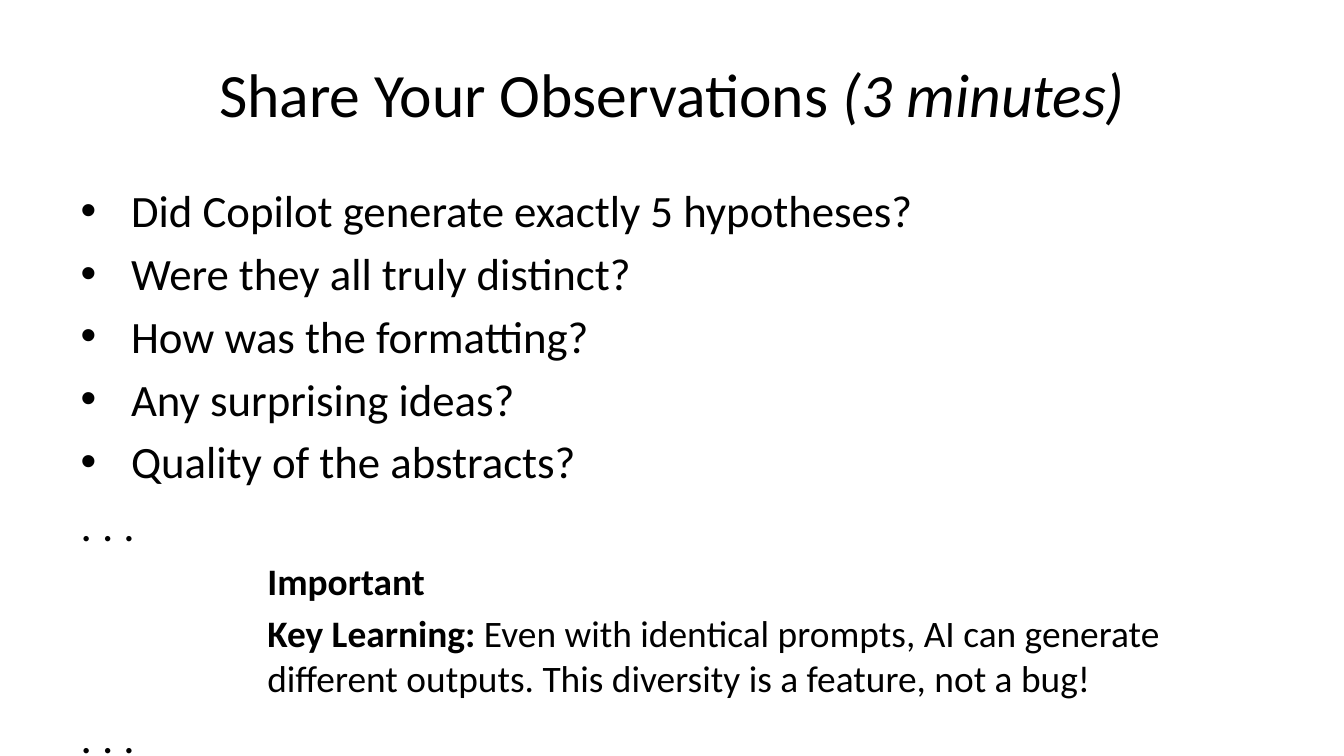
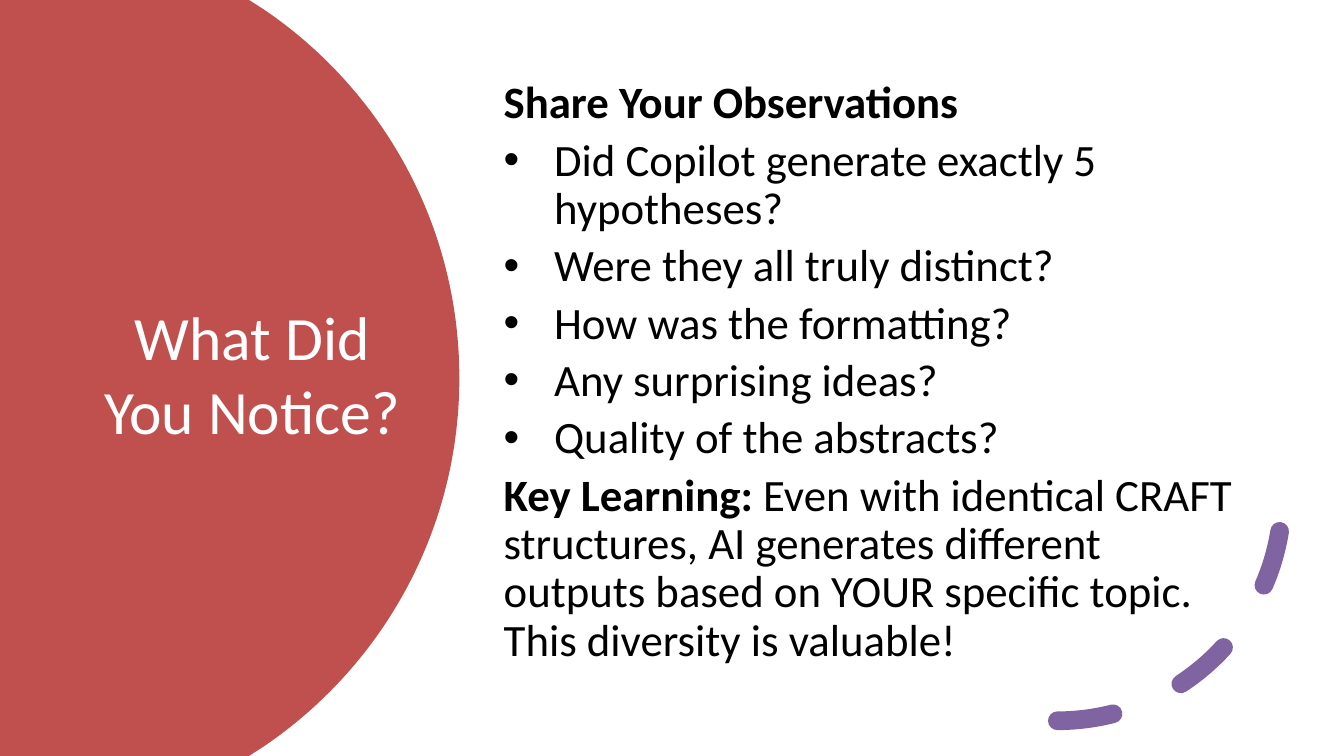
Before and after one commit to michaelborck-presentations/food-science-ai-workshop, a slide deck: slide 12 of presentations/llm-research-presentation-2-md.pptx (slide 15 before the commit). Drawn at 1344x756 pixels with LibreOffice and Linux fonts; fonts in the diff are those of the drawing. Boxes give left, top, right and bottom in pixels: in the first picture for what was removed or moved away, otherwise in the second. Text is boxed around its words. In the diff, an @@ line names an element or a change of style, - is before the commit and + after.

Commit message:
Add advanced agent creation guide and enhance landing page
Major additions:
- Add comprehensive advanced agent creation guide (MD, HTML, PDF, DOCX)
- Introduce multi-agent architecture approach for MS Copilot
- Create specialized agents: IdeaGenerator, Evaluator, Feasibility, Orchestrator
- Add CRAFT Prompt Analyzer tool to interactive tools collection

Landing page enhancements:
- Integrate CRAFT Analyzer into quick start workflow
- Add advanced materials section with agent guide links
- Update navigation to include prompt analysis tools
- Restructure quick start flow: Assess → Learn CRAFT → Try Workflow
- Clean up broken resource links to existing files only

Documentation updates:
- Expand README with multi-agent architecture section
- Add future development roadmap including advanced applications
- Update resource structure to reflect actual file organization

New learning progression:
- Beginners: Manual workflow and CRAFT basics
- Intermediate: Interactive tools and prompt refinement
- Advanced: Multi-agent systems and workflow automation
- Expert: Community contribution and institutional deployment

Site now provides complete learning pathway from basic AI literacy
to sophisticated research automation systems.

```diff
--- a/presentations/llm-research-presentation-2-md.pptx
+++ b/presentations/llm-research-presentation-2-md.pptx
@@ freeform shape added at (0, 0, 460, 755), fill #C0504D @@
@@ title removed at (219, 72, 1125, 126) @@
-Share Your Observations (3 minutes)
@@ text "Share Your Observations": place and size @@
-text "Share Your Observations" at (131, 196, 1160, 699)
+text "Share Your Observations" at (504, 86, 1231, 664)
@@ text "Share Your Observations" at (504, 86, 1231, 664): vertical alignment top to middle @@
@@ text at (504, 86, 958, 119): paragraph added @@
+Share Your Observations
@@ text at (554, 145, 1096, 461): line spacing 1 to 0.9 @@
@@ arc (boxed as its full ellipse) added at (832, 270, 1282, 720), outline #8064A2 10 pt dashed @@
@@ title added at (104, 317, 400, 435), 33 pt, text #FFFFFF @@
+What Did You Notice?
@@ text at (504, 479, 1231, 664): text changed; size 20 to 24 pt @@
-. . .
-Important
-Key Learning: Even with identical prompts, AI can generate different outputs. This diversity is a feature, not a bug!
-. . .
+Key Learning: Even with identical CRAFT structures, AI generates different outputs based on YOUR specific topic. This diversity is valuable!
```
Also in this commit, not shown: 14 other slides changed, 18 slides added, 80 slides removed, 17 other files.
